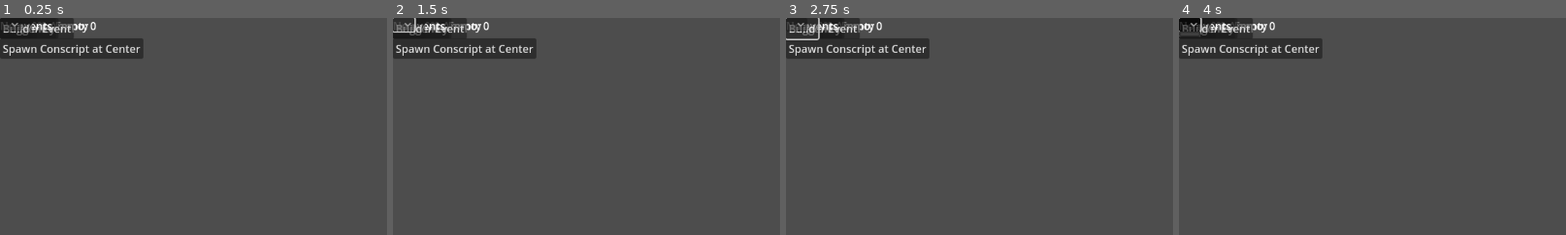
Above: before the commit, frames 1-4 (left to right).
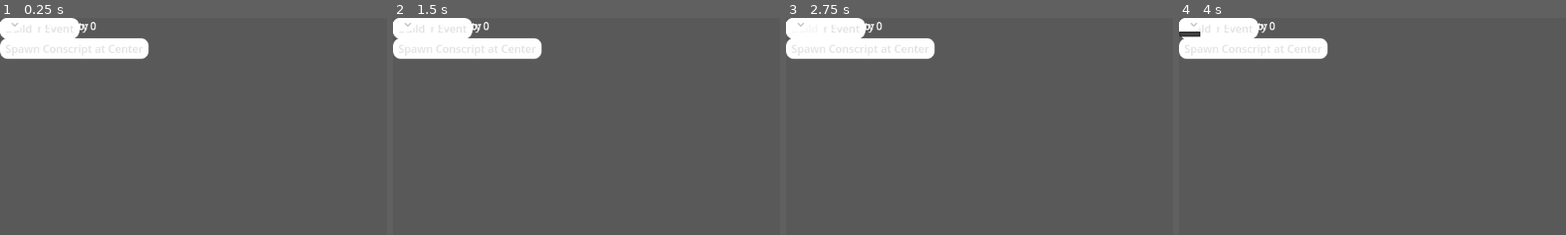
Above: after the commit, the same moments.

Repository: wasab1kastike/finsim_AA-club
Game: Godot game, scene res://scenes/ui/Main.tscn
Same seed, same stepped clock (60 frames per second), same inputs: the game is played once before the commit and once after it.
Inputs:
- Up to frame 1 (0.25 s): no input
- Up to frame 2 (1.5 s): click "Start" at 0.5 s; click "Start" at 1.25 s
- Up to frame 3 (2.75 s): click "Use Policy" at 2 s
- Up to frame 4 (4 s): click "Trigger Event" at 2.75 s; click "Build" at 3.5 s
The pictures show only the part of the screen within x 0-50%, y 0-50%; the shares and areas given below are measured in that part.

The runs differ from the first frame. In frame 1, 5.6% of the frame differs, in the area x 0-39%, y 0-20%; in frame 2, 5.6%; in frame 3, 5.6%; in frame 4, 5.5%.
Error in both runs: Invalid access to property or key 'layers' on a base object of type 'TileMap (HexMap)'. (res://scripts/world/HexMap.gd:26)

Commit message:
GFX-T4: remove binary assets, use procedural grain

Diff:
--- a/project.godot
+++ b/project.godot
@@ -10,3 +10,6 @@
 GameState="*res://autoload/GameState.gd"
 GameClock="*res://autoload/GameClock.gd"
 RNG="*res://autoload/RNG.gd"
+
+[gui]
+theme/custom="res://resources/Theme.tres"
--- /dev/null
+++ b/resources/GrainNoise.tres
@@ -0,0 +1,12 @@
+[gd_resource type="NoiseTexture2D" load_steps=2 format=3]
+
+[sub_resource type="OpenSimplexNoise" id="1"]
+octaves = 4
+period = 32.0
+persistence = 0.8
+
+[resource]
+width = 1024
+height = 1024
+seamless = true
+noise = SubResource("1")
--- /dev/null
+++ b/resources/Theme.tres
@@ -0,0 +1,19 @@
+[gd_resource type="Theme" load_steps=2 format=3]
+
+[sub_resource type="StyleBoxFlat" id="1"]
+bg_color = Color(1,1,1,1)
+corner_radius_top_left = 12
+corner_radius_top_right = 12
+corner_radius_bottom_left = 12
+corner_radius_bottom_right = 12
+content_margin_left = 8
+content_margin_right = 8
+content_margin_top = 4
+content_margin_bottom = 4
+
+[resource]
+Button/styles/normal = SubResource("1")
+Button/styles/hover = SubResource("1")
+Button/styles/pressed = SubResource("1")
+Button/styles/focus = SubResource("1")
+Button/styles/disabled = SubResource("1")
--- a/scenes/ui/Main.tscn
+++ b/scenes/ui/Main.tscn
@@ -1,8 +1,10 @@
-[gd_scene load_steps=4]
+[gd_scene load_steps=5]
 
 [ext_resource path="res://scenes/ui/Hud.tscn" type="PackedScene" id="1"]
 [ext_resource path="res://scenes/world/World.tscn" type="PackedScene" id="2"]
 [ext_resource path="res://scripts/ui/Main.gd" type="Script" id="3"]
+
+[ext_resource path="res://resources/GrainNoise.tres" type="Texture2D" id="4"]
 
 [node name="Main" type="Node"]
 script = ExtResource("3")
@@ -10,6 +12,22 @@
 [node name="World" parent="." instance=ExtResource("2")]
 
 [node name="Hud" parent="." instance=ExtResource("1")]
+
+[node name="GrainOverlay" type="CanvasLayer" parent="."]
+layer = 1
+
+[node name="Grain" type="ColorRect" parent="GrainOverlay"]
+anchor_right = 1.0
+anchor_bottom = 1.0
+offset_left = 0.0
+offset_top = 0.0
+offset_right = 0.0
+offset_bottom = 0.0
+texture = ExtResource("4")
+texture_repeat = 2
+blend_mode = 3
+modulate = Color(1,1,1,0.07)
+mouse_filter = 2
 
 [node name="DebugUI" type="Control" parent="."]
 
